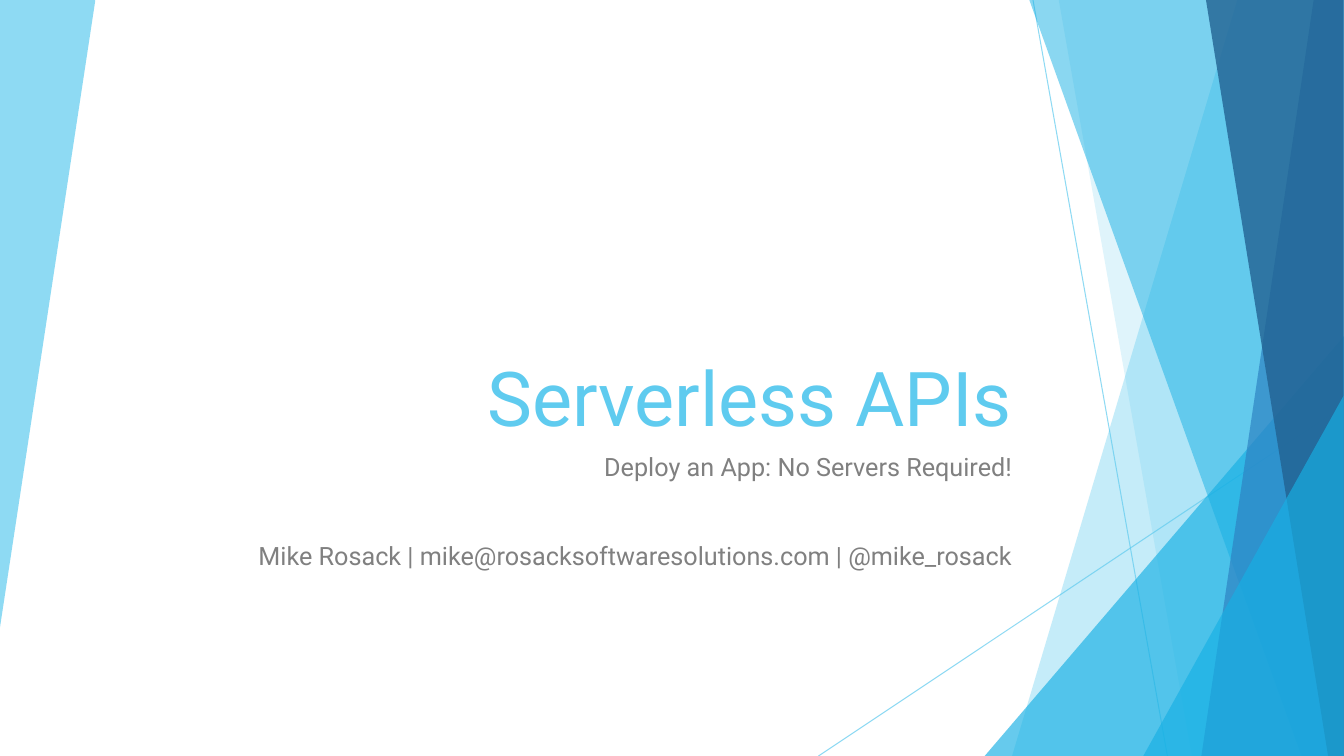
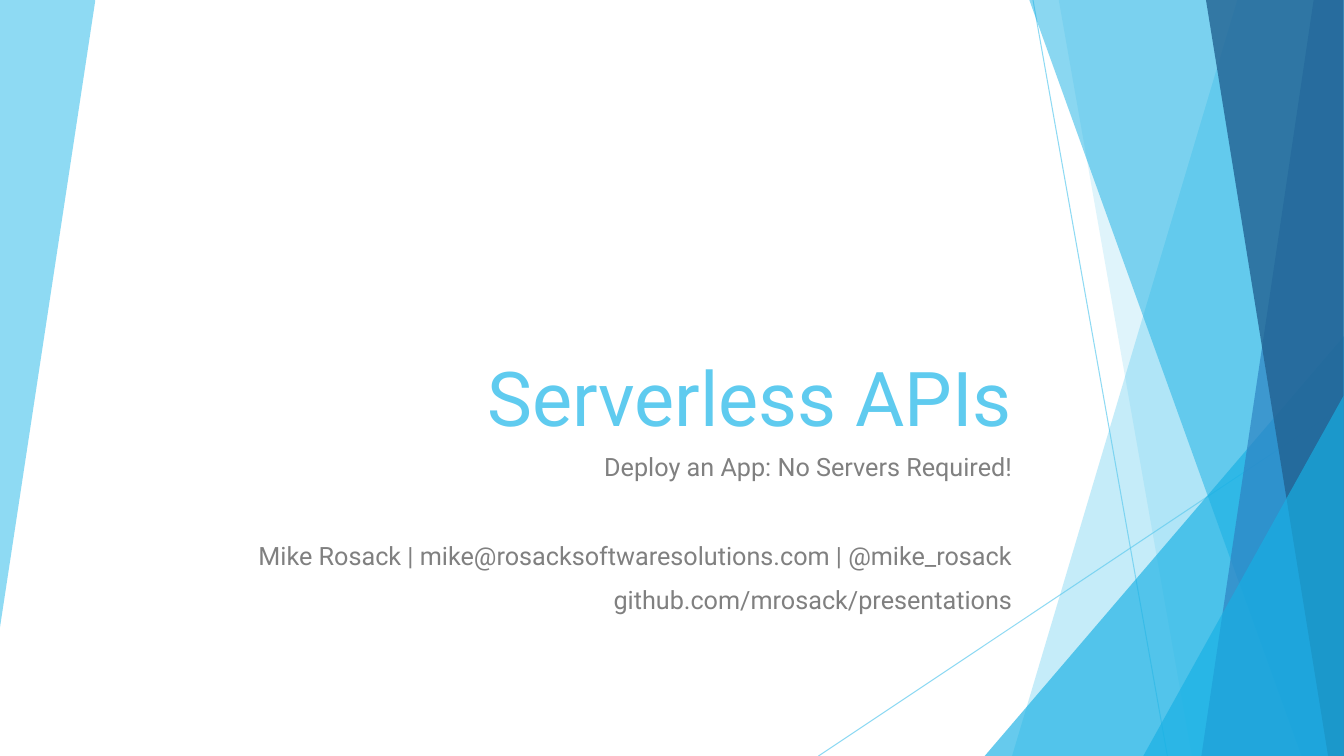
Before and after one commit to mrosack/presentations, a slide deck: slide 1 of serverless-computing/Serverless Computing.pptx. Drawn at 1344x756 pixels with LibreOffice and Linux fonts; fonts in the diff are those of the drawing. Boxes give left, top, right and bottom in pixels: in the first picture for what was removed or moved away, otherwise in the second. Text is boxed around its words. In the diff, an @@ line names an element or a change of style, - is before the commit and + after.

```diff
--- a/serverless-computing/Serverless Computing.pptx
+++ b/serverless-computing/Serverless Computing.pptx
@@ subtitle at <box>614,590,1012,614</box>: paragraph added @@
+github.com/mrosack/presentations
```
Also in this commit, not shown: 3 other slides changed.
